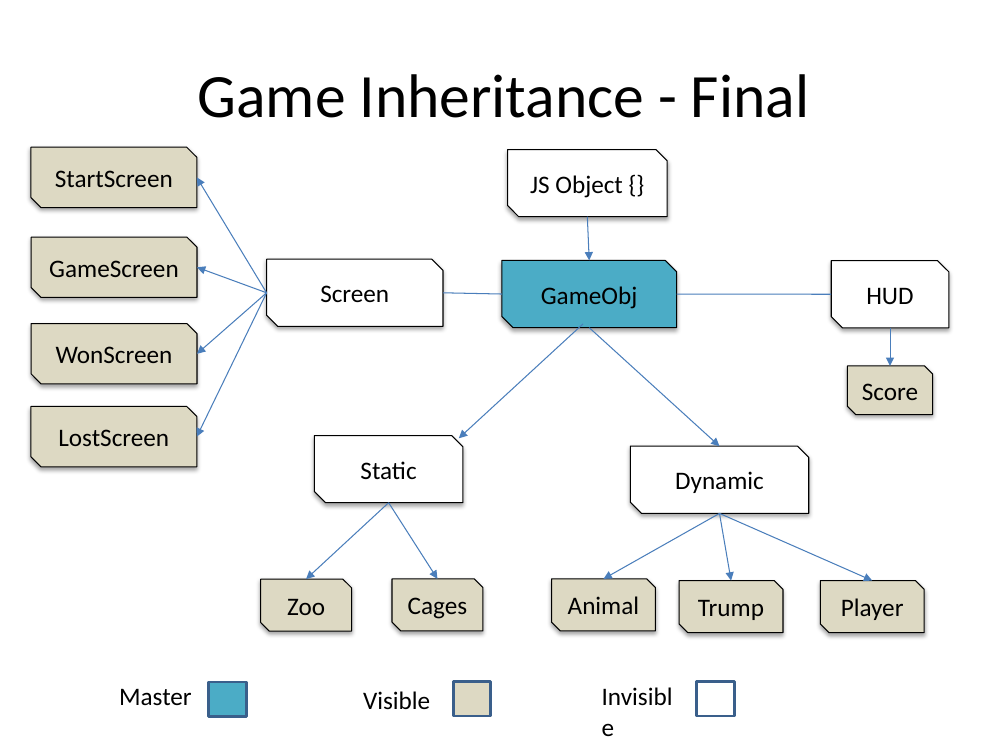
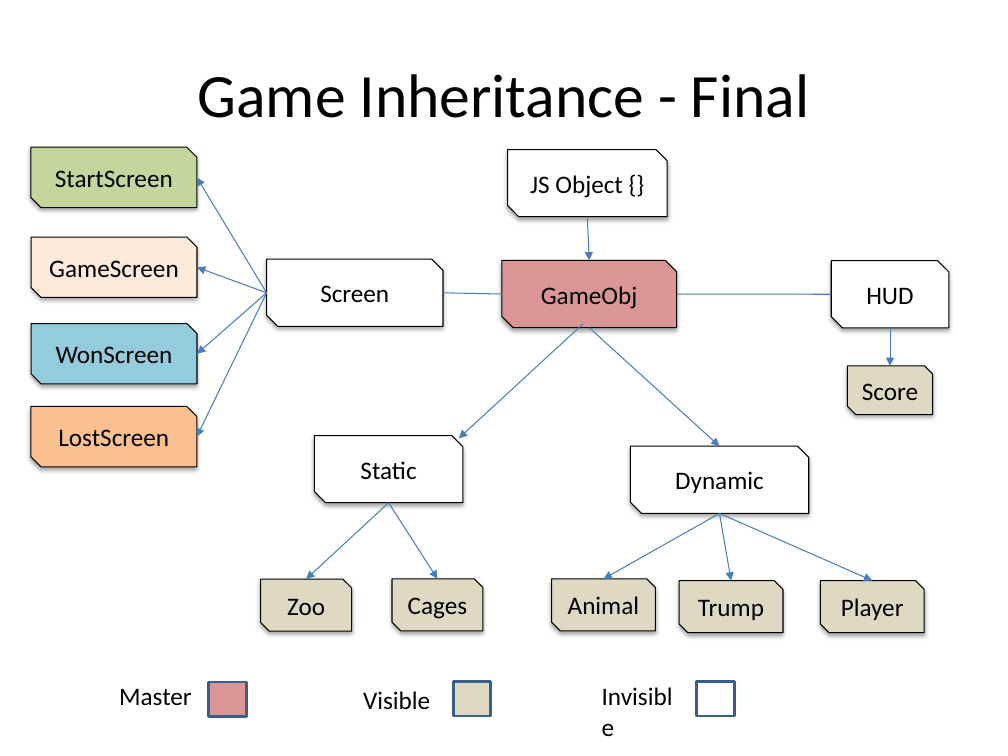
Before and after one commit to jayyyjay/ZooKillSoccer-fa16, a slide deck: slide 8 of assets/ZooKill Soccer Game Design Document.pptx. Drawn at 1008x756 pixels with LibreOffice and Linux fonts; fonts in the diff are those of the drawing. Boxes give left, top, right and bottom in pixels: in the first picture for what was removed or moved away, otherwise in the second. Text is boxed around its words. In the diff, an @@ line names an element or a change of style, - is before the commit and + after.

```diff
--- a/assets/ZooKill Soccer Game Design Document.pptx
+++ b/assets/ZooKill Soccer Game Design Document.pptx
@@ snip diag rect "StartScreen" at <box>31,147,198,208</box>: fill #DDD9C3 to #C3D69B @@
@@ snip diag rect "GameScreen" at <box>31,237,198,297</box>: fill #DDD9C3 to #FDEADA @@
@@ snip diag rect "GameObj" at <box>502,260,676,328</box>: fill #4BACC6 to #D99694 @@
@@ snip diag rect "WonScreen" at <box>31,324,198,384</box>: fill #DDD9C3 to #93CDDD @@
@@ snip diag rect "LostScreen" at <box>31,406,198,467</box>: fill #DDD9C3 to #FAC090 @@
@@ rectangle at <box>209,682,247,717</box>: fill #4BACC6 to #D99694 @@
```
Also in this commit, not shown: 29 other files.
